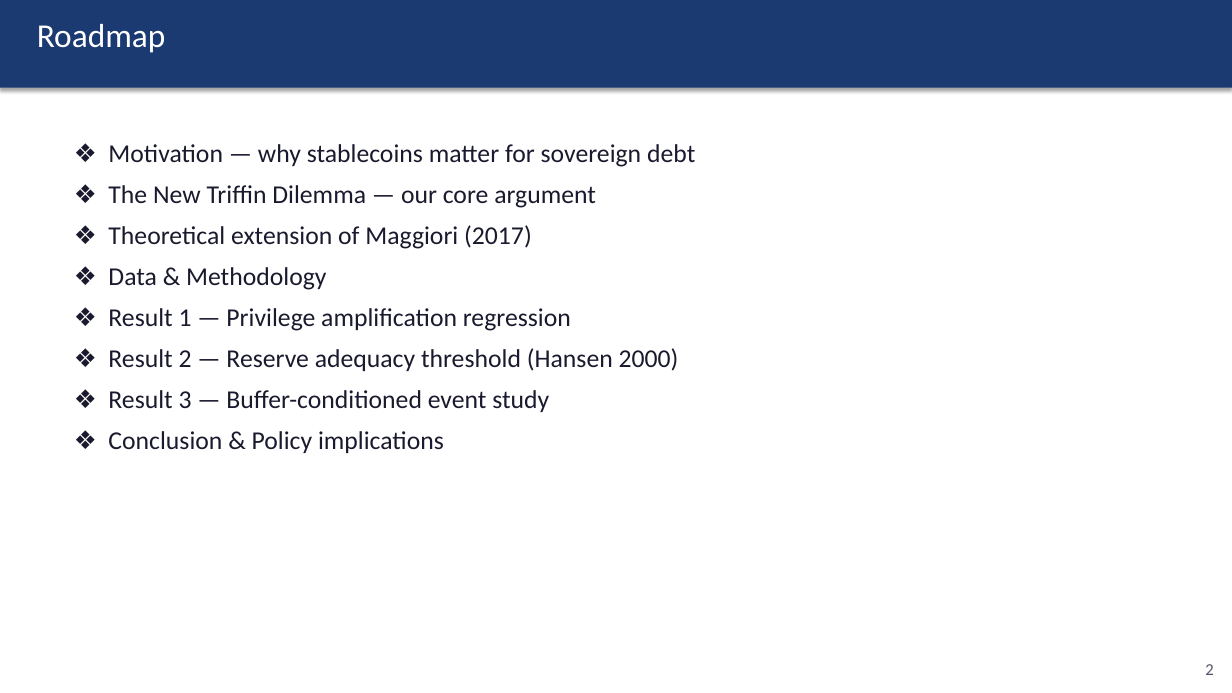
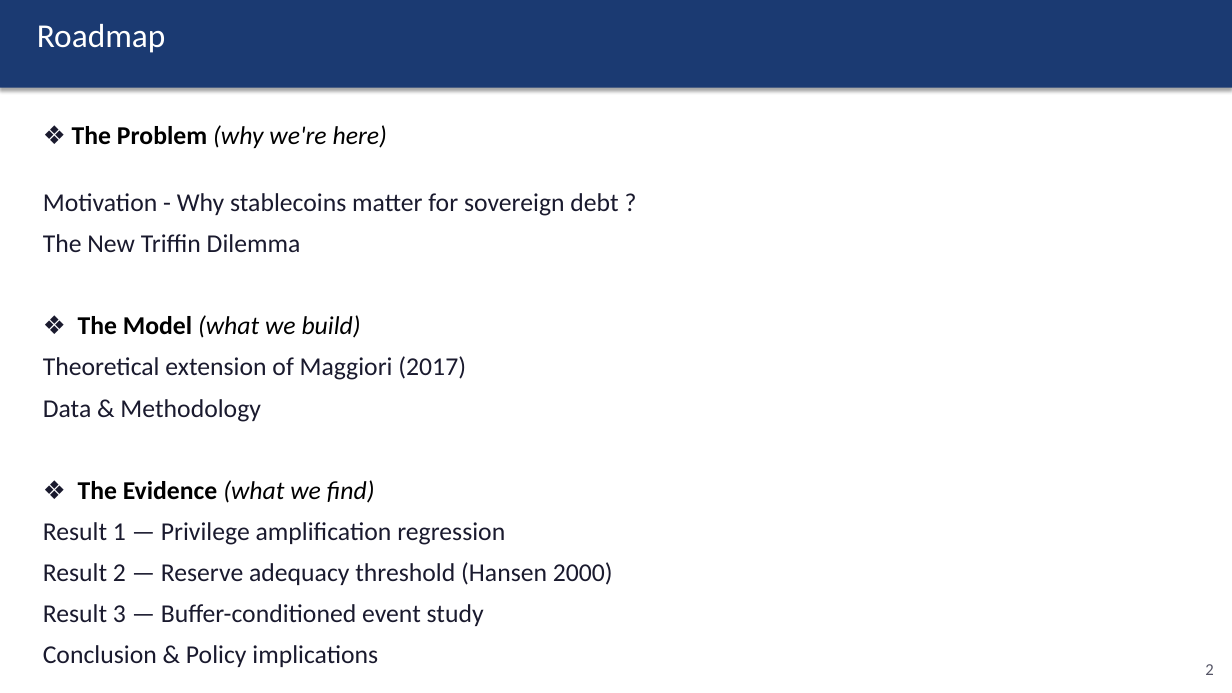
Before and after one commit to kimmireu0921/Stablecoins-and-the-Exorbitant-Privilege, a slide deck: slide 2 of 0512_Stablecoins_Presentation.pptx. Drawn at 1232x693 pixels with LibreOffice and Linux fonts; fonts in the diff are those of the drawing. Boxes give left, top, right and bottom in pixels: in the first picture for what was removed or moved away, otherwise in the second. Text is boxed around its words. In the diff, an @@ line names an element or a change of style, - is before the commit and + after.

Commit message:
ppt update

```diff
--- a/0512_Stablecoins_Presentation.pptx
+++ b/0512_Stablecoins_Presentation.pptx
@@ text at [43,125,618,667]: text changed @@
-❖ Motivation — why stablecoins matter for sovereign debt
-❖ The New Triffin Dilemma — our core argument
-❖ Theoretical extension of Maggiori (2017)
-❖ Data & Methodology
-❖ Result 1 — Privilege amplification regression
-❖ Result 2 — Reserve adequacy threshold (Hansen 2000)
-❖ Result 3 — Buffer-conditioned event study
-❖ Conclusion & Policy implications
+❖ The Problem (why we're here)
+Motivation - Why stablecoins matter for sovereign debt ?
+The New Triffin Dilemma
+❖ The Model (what we build)
+Theoretical extension of Maggiori (2017)
+Data & Methodology
+❖ The Evidence (what we find)
+Result 1 — Privilege amplification regression
+Result 2 — Reserve adequacy threshold (Hansen 2000)
+Result 3 — Buffer-conditioned event study
+Conclusion & Policy implications
```
Also in this commit, not shown: 3 other slides changed.
